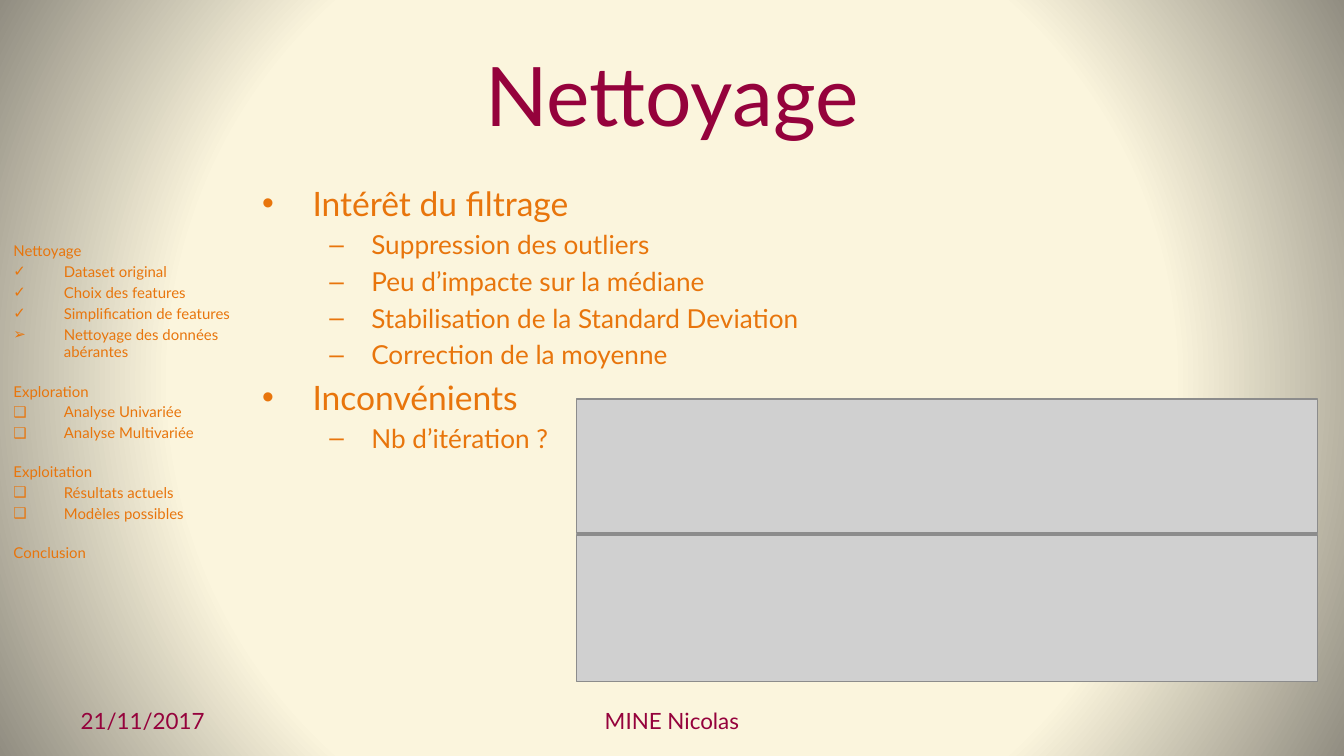
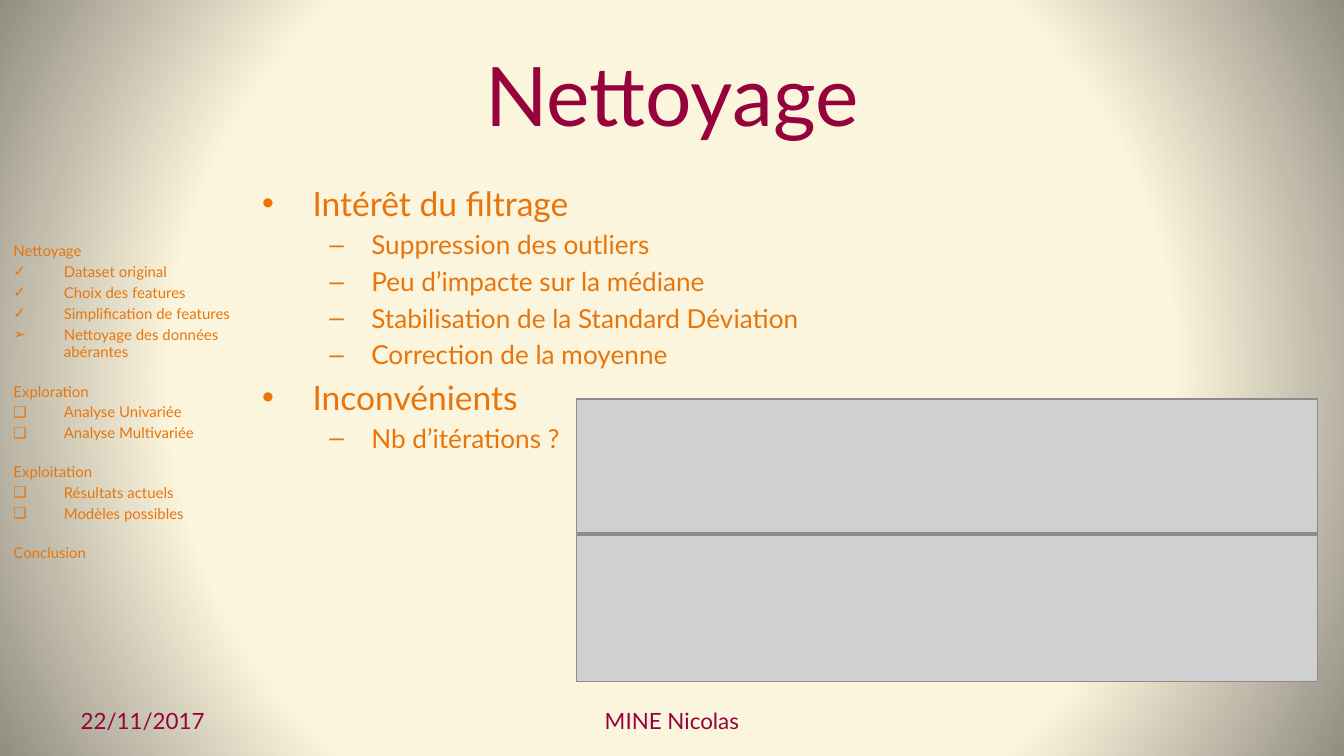
Before and after one commit to Coni63/OC_DS, a slide deck: slide 7 of Projet 2 - donnees nutritionnelles/Presentation-Projet_2.pptx. Drawn at 1344x756 pixels with LibreOffice and Linux fonts; fonts in the diff are those of the drawing; grey boxes stand for pictures. Boxes give left, top, right and bottom in pixels: in the first picture for what was removed or moved away, otherwise in the second. Text is boxed around its words. In the diff, an @@ line names an element or a change of style, - is before the commit and + after.

```diff
--- a/Projet 2 - donnees nutritionnelles/Presentation-Projet_2.pptx
+++ b/Projet 2 - donnees nutritionnelles/Presentation-Projet_2.pptx
@@ text at [371, 308, 798, 328]: text changed @@
-  – Stabilisation de la Standard Deviation
+  – Stabilisation de la Standard Déviation
@@ text at [371, 428, 541, 448]: text changed @@
-  – Nb d’itération ?
+  – Nb d’itérations ?
@@ text at [81, 712, 205, 730]: text changed @@
-21/11/2017
+22/11/2017
```
Also in this commit, not shown: 25 other slides changed.
